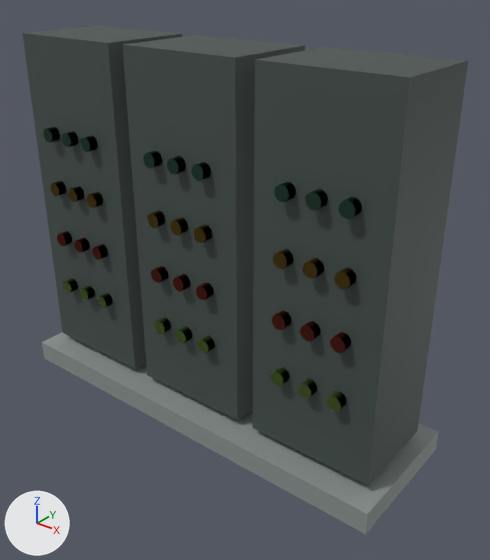
An edit to the glTF model dist/models/eniac.glb, drawn before and after from the same camera.
Camera for both pictures: a 50 mm camera at (3.22, -3.68, 1.93) aimed at (0.25, 0.04, -0.37). Lighting does not change. The marker at lower left points along +X, +Y and +Z. The older version comes first. Where no turn or scale is listed for an object, it has been applied to the vertices. Vertices at exactly the same position are counted once.

The scene before the commit, as lines of its bpy script (objects in view):
```python
ob_mesh_1 = bpy.data.objects.new('Mesh_1', me_mesh_1)
ob_mesh_1.location = (0.0, 0.0, 0.0)
ob_mesh_22 = bpy.data.objects.new('Mesh_22', me_mesh_22)
ob_mesh_22.location = (0.0, -0.41, 0.15)
ob_mesh_26 = bpy.data.objects.new('Mesh_26', me_mesh_26)
ob_mesh_26.location = (0.23, -0.41, 0.15)
ob_mesh_3 = bpy.data.objects.new('Mesh_3', me_mesh_3)
ob_mesh_3.location = (0.0, 0.0, -1.5)
ob_mesh_30 = bpy.data.objects.new('Mesh_30', me_mesh_30)
ob_mesh_30.location = (0.92, -0.41, 0.15)
ob_mesh_34 = bpy.data.objects.new('Mesh_34', me_mesh_34)
ob_mesh_34.location = (1.15, -0.41, 0.15)
ob_mesh_38 = bpy.data.objects.new('Mesh_38', me_mesh_38)
ob_mesh_38.location = (1.38, -0.41, 0.15)
# also in view: 'Mesh_2' at (1.15, 0.0, 0.0); 'Mesh_0' at (-1.15, 0.0, 0.0)
```
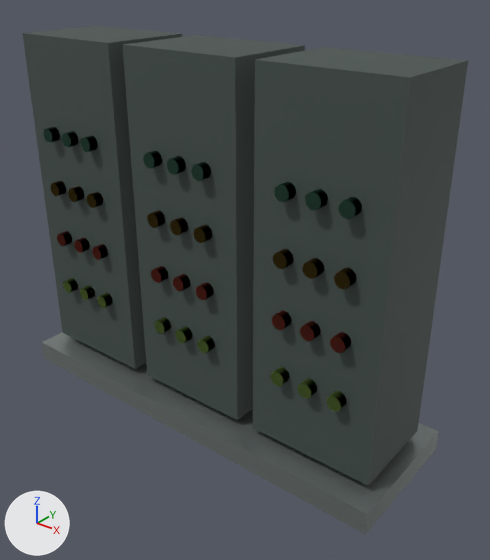
The edits, one by one:
In material 'metal' (mat_metal), metallic goes from 0.15 to 0.72.
In material 'metal' (mat_metal), roughness goes from 0.62 to 0.34.
me_mesh_22 is used by ob_mesh_22; location (0.0, -0.41, 0.15).
me_mesh_22 had 52 vertices, 96 faces and spanned x -0.055..0.055, y -0.04..0.04, z -0.055..0.055.
me_mesh_22 now has 100 vertices, 192 faces and spans x -0.055..0.055, y -0.04..0.04, z -0.055..0.055.
Part 1, on me_mesh_22:
96 faces are deleted.
24 vertices are added at x -0.0545..0.0545, y -0.04, z -0.0545..0.0545.
24 new vertices lie (0.0, 0.08, 0.0) away from vertices in x -0.0545..0.0545, y -0.04, z -0.0545..0.0545.
192 new faces join them.
me_mesh_26 is used by ob_mesh_26; location (0.23, -0.41, 0.15).
me_mesh_26 had 52 vertices, 96 faces and spanned x -0.055..0.055, y -0.04..0.04, z -0.055..0.055.
me_mesh_26 now has 100 vertices, 192 faces and spans x -0.055..0.055, y -0.04..0.04, z -0.055..0.055.
Part 2, on me_mesh_26:
96 faces are deleted.
24 vertices are added at x -0.0545..0.0545, y -0.04, z -0.0545..0.0545.
24 new vertices lie (0.0, 0.08, 0.0) away from vertices in x -0.0545..0.0545, y -0.04, z -0.0545..0.0545.
192 new faces join them.
me_mesh_30 is used by ob_mesh_30; location (0.92, -0.41, 0.15).
me_mesh_30 had 52 vertices, 96 faces and spanned x -0.055..0.055, y -0.04..0.04, z -0.055..0.055.
me_mesh_30 now has 100 vertices, 192 faces and spans x -0.055..0.055, y -0.04..0.04, z -0.055..0.055.
Part 3, on me_mesh_30:
96 faces are deleted.
24 vertices are added at x -0.0545..0.0545, y -0.04, z -0.0545..0.0545.
24 new vertices lie (0.0, 0.08, 0.0) away from vertices in x -0.0545..0.0545, y -0.04, z -0.0545..0.0545.
192 new faces join them.
me_mesh_34 is used by ob_mesh_34; location (1.15, -0.41, 0.15).
me_mesh_34 had 52 vertices, 96 faces and spanned x -0.055..0.055, y -0.04..0.04, z -0.055..0.055.
me_mesh_34 now has 100 vertices, 192 faces and spans x -0.055..0.055, y -0.04..0.04, z -0.055..0.055.
Part 4, on me_mesh_34:
96 faces are deleted.
24 vertices are added at x -0.0545..0.0545, y -0.04, z -0.0545..0.0545.
24 new vertices lie (0.0, 0.08, 0.0) away from vertices in x -0.0545..0.0545, y -0.04, z -0.0545..0.0545.
192 new faces join them.
me_mesh_38 is used by ob_mesh_38; location (1.38, -0.41, 0.15).
me_mesh_38 had 52 vertices, 96 faces and spanned x -0.055..0.055, y -0.04..0.04, z -0.055..0.055.
me_mesh_38 now has 100 vertices, 192 faces and spans x -0.055..0.055, y -0.04..0.04, z -0.055..0.055.
Part 5, on me_mesh_38:
96 faces are deleted.
24 vertices are added at x -0.0545..0.0545, y -0.04, z -0.0545..0.0545.
24 new vertices lie (0.0, 0.08, 0.0) away from vertices in x -0.0545..0.0545, y -0.04, z -0.0545..0.0545.
192 new faces join them.

Where the change shows, as pixel boxes (x1, y1, x2, y2) in the pictures (490 x 560 px):
'Mesh_3', surface changed (darker)
    both: (42, 332, 437, 534)
part 1 of me_mesh_22, reshaped
    both: (170, 218, 183, 235)
part 2 of me_mesh_26, reshaped
    both: (194, 226, 208, 243)
part 3 of me_mesh_30, reshaped
    both: (273, 249, 289, 269)
part 4 of me_mesh_34, reshaped
    both: (303, 258, 319, 279)
part 5 of me_mesh_38, reshaped
    both: (334, 268, 352, 289)
